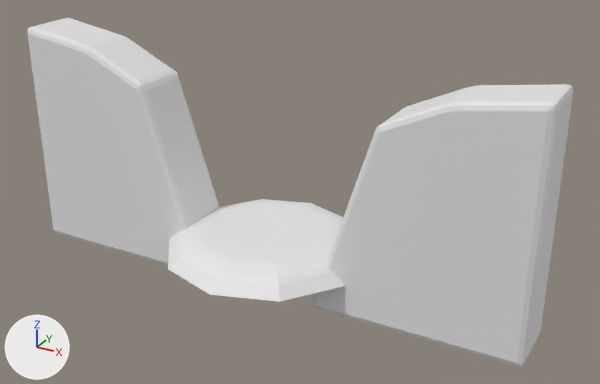
A saved change to the Blender file Assets/Models/dais.blend.
One viewpoint serves both versions: a 50 mm lens placed at (4.5, -7.44, 4.34), pointed at (0.36, 0.09, 0.58). Arrows for +X, +Y and +Z are at lower left; the lights stay in place.
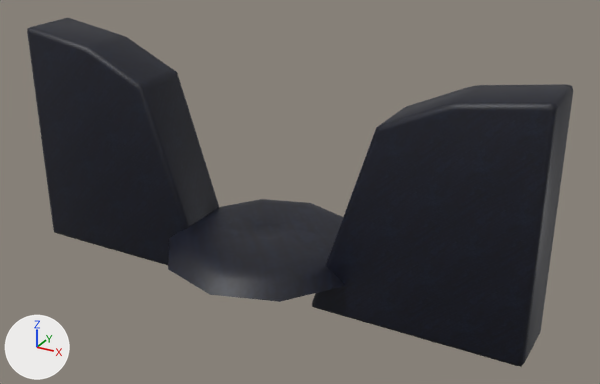
Location of each change, [x1, y1, x2, y2] in pixels of the pictures (600 x 384 px):
```json
{"object": "Circle", "change": "recoloured, shading changed", "before": [27, 18, 573, 367], "after": [27, 18, 573, 367], "on screen": "grey to black"}
{"part": 1, "of": "me_circle_001", "change": "shading changed", "before": [168, 199, 345, 302], "after": [168, 199, 345, 302]}
```

Scene script edits in JSON lines:
```json
{"op": "add", "block": "img_daisside_png", "code": ["img_daisside_png = load_image('DaisSide.png', 'Materials/DaisSide.png', 1024, 1024, 'sRGB')"]}
{"op": "add", "block": "mat_daisside_png", "code": ["mat_daisside_png = principled_material('DaisSide.png')", "mat_daisside_png.texture = img_daisside_png"]}
{"block": "me_circle_001", "where": "me_circle_001.from_pydata(...)  # 255 vertices, 250 faces; spans x -3.13..3.13, y -1.23..1.23, z -0.59..2.16"}
{"block": "me_circle_001", "where": "# used by ob_circle; location = (0.0, 0.0, 0.0)"}
{"block": "me_circle_001", "change": "me_circle_001 part 1: all faces are now shaded smooth (250 of 250 changed)"}
{"op": "add", "block": "me_circle_001", "code": "me_circle_001.materials.append(mat_daisside_png)  # picture img_daisside_png"}
```
